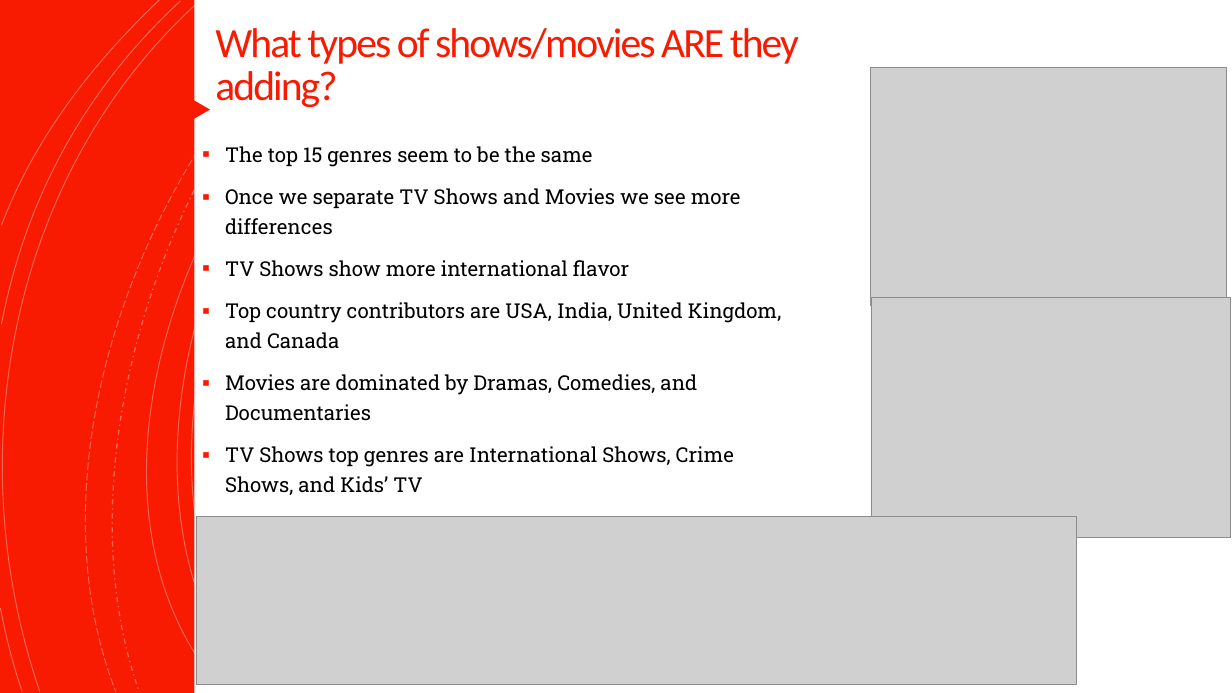
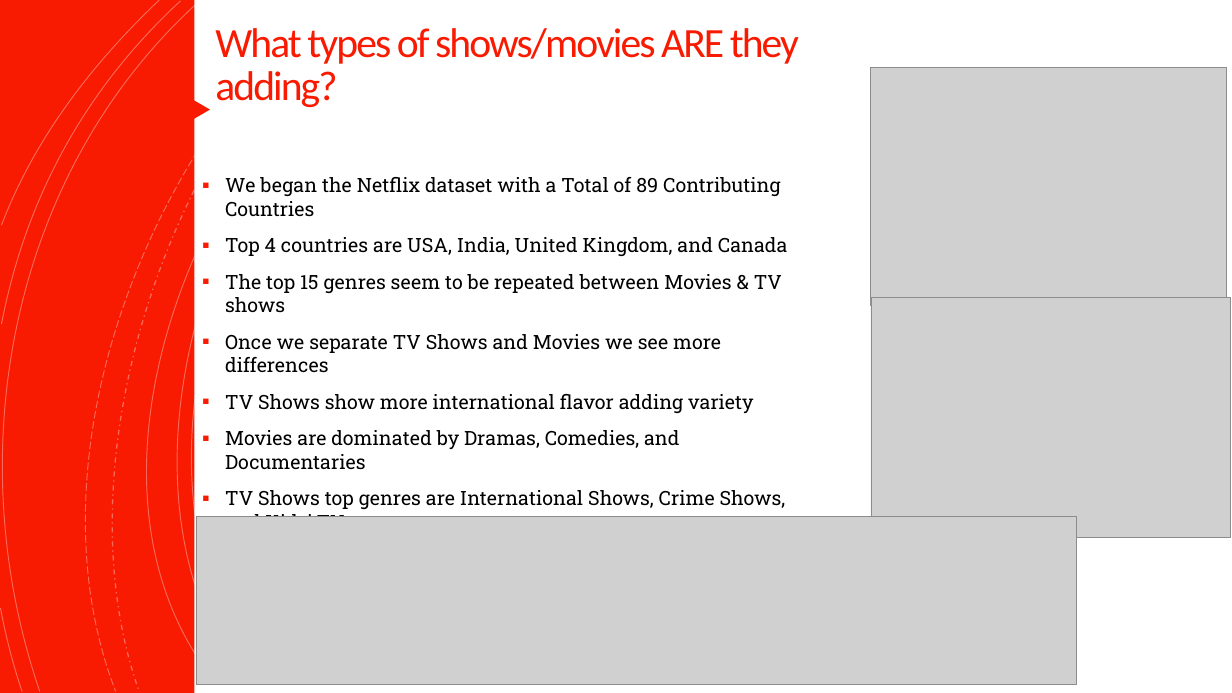
Before and after one commit to shades9a/Netflix_Catolog, a slide deck: slide 3 of group_project_1.pptx. Drawn at 1232x693 pixels with LibreOffice and Linux fonts; fonts in the diff are those of the drawing; grey boxes stand for pictures. Boxes give left, top, right and bottom in pixels: in the first picture for what was removed or moved away, otherwise in the second. Text is boxed around its words. In the diff, an @@ line names an element or a change of style, - is before the commit and + after.

Commit message:
updated Veronica slide

```diff
--- a/group_project_1.pptx
+++ b/group_project_1.pptx
@@ text at [225,177,788,312]: text changed; size 16 to 15.3 pt @@
-▪ The top 15 genres seem to be the same
+▪ We began the Netflix dataset with a Total of 89 Contributing Countries
+▪ Top 4 countries are USA, India, United Kingdom, and Canada
+▪ The top 15 genres seem to be repeated between Movies & TV shows
@@ text at [225,334,786,517]: size 16 to 15.3 pt in "Once we separate TV Shows and Movies ...", "Movies are dominated by Dramas, Comedies, and ...", "TV Shows top genres are International Shows, ..."; line spacing 1.2 to 1 @@
@@ text at [225,394,753,413]: text changed; size 16 to 15.3 pt @@
-▪ TV Shows show more international flavor
-▪ Top country contributors are USA, India, United Kingdom, and Canada
+▪ TV Shows show more international flavor adding variety
```
